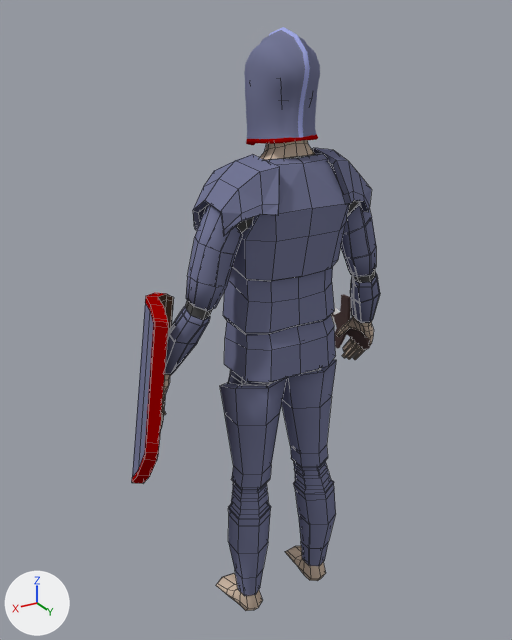
What one commit did to the Blender file Finished Project/Assets/GFX/Models/Equipment/Equipment.blend.
Camera for both pictures: a camera (50 mm lens) standing at (1.13, 1.74, 1.97) and looking at (-0.08, -0.28, 0.96). The lights are fixed; the arrows at lower left show +X, +Y and +Z. Mesh edges are drawn as thin lines on the coarser meshes.

The first picture shows 'Cylinder', 'Helmet', 'Platebody', 'Platelegs', 'Shield', 'Sword'.
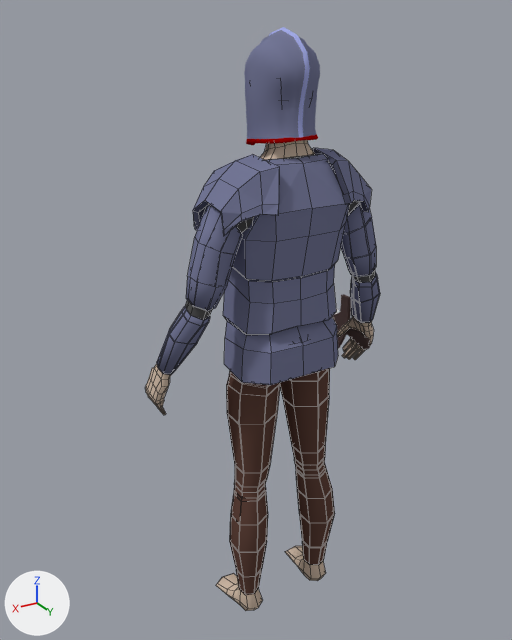
What differs and where, as boxes (x1, y1, x2, y2) in the pictures (512 x 640 px; the box of a moved part takes in the faces that stretch with it):
'Platebody', reshaped: before (164, 148, 380, 382); after (157, 148, 380, 385)
'Platelegs', hidden: before (220, 360, 336, 596)
'Pants', added (brown): after (227, 368, 335, 595)
'Shield', hidden: before (132, 293, 174, 483)
part 1 of me_cube_002, moved or reshaped: before (223, 267, 336, 382); after (223, 264, 338, 385)

The change, as a diff of the scene's bpy script:
```diff
--- a/Finished Project/Assets/GFX/Models/Equipment/Equipment.blend.py
+++ b/Finished Project/Assets/GFX/Models/Equipment/Equipment.blend.py
@@ mat_pants @@
+mat_pants = diffuse_material('Pants')
+mat_pants.base_color = (0.111, 0.0544, 0.0416)  # brown #5e4239
@@ me_cube_002 @@
 me_cube_002.from_pydata(...)  # 397 vertices, 364 faces; spans x 0.0..1.66, y -0.66..0.71, z -1.17..1.59
 # used by ob_platebody; location = (0.0, 0.0, 1.219); scale = (0.244, 0.244, 0.244)
 # before: 3 (0.63, 0.24, -0.11) at pixel (248, 300), 5 (0.0, 0.41, -0.15) at pixel (298, 298), 20 (0.64, 0.23, 0.16) at pixel (247, 279), 22 (0.0, 0.4, 0.13) at pixel (298, 277), 24 (0.68, 0.25, -0.51) at pixel (244, 332)
 # before: 27 (0.0, 0.43, -0.49) at pixel (299, 324), 36 (0.39, 0.41, -0.12) at pixel (271, 302), 46 (0.4, 0.4, 0.15) at pixel (271, 281), 49 (0.43, 0.43, -0.5) at pixel (269, 332)
-me_cube_002.vertices[2].co = (0.71, 0.29, -1.16)  # pixel (245, 381)
-me_cube_002.vertices[4].co = (0.0, 0.49, -1.15)  # pixel (300, 373)
-me_cube_002.vertices[32].co = (0.67, 0.27, -0.72)  # pixel (246, 348)
-me_cube_002.vertices[35].co = (0.0, 0.46, -0.75)  # pixel (300, 344)
-me_cube_002.vertices[38].co = (0.44, 0.49, -1.15)  # pixel (271, 382)
-me_cube_002.vertices[53].co = (0.42, 0.46, -0.73)  # pixel (271, 350)
+# me_cube_002 part 1
+for i in [3, 5, 20, 22, 24, 27, 36, 46, 49]: me_cube_002.vertices[i].co += Vector((0.0, 0.04, 0.0))
+me_cube_002.vertices[2].co = (0.75, 0.29, -1.16)  # pixel (241, 382)
+me_cube_002.vertices[4].co = (0.0, 0.56, -1.15)  # pixel (303, 375)
+me_cube_002.vertices[32].co = (0.72, 0.27, -0.72)  # pixel (243, 349)
+me_cube_002.vertices[35].co = (0.0, 0.53, -0.74)  # pixel (303, 345)
+me_cube_002.vertices[38].co = (0.49, 0.56, -1.15)  # pixel (270, 385)
+me_cube_002.vertices[53].co = (0.47, 0.53, -0.73)  # pixel (271, 353)
 me_cube_002.materials.append(mat_metal)
@@ me_cylinder_002 @@
+me_cylinder_002.from_pydata(...)  # 116 vertices, 104 faces; spans x 0.0..0.202, y -0.103..0.119, z 0.074..1.07
+me_cylinder_002.polygons.foreach_set('use_smooth', [True] * 104)
+me_cylinder_002.materials.append(mat_pants)  # brown #5e4239
@@ ob_platelegs @@
 _m = ob_platelegs.modifiers.new('Mirror', 'MIRROR')
 _m.use_clip = True
+ob_platelegs.hide_viewport = True
@@ ob_shield @@
 ob_shield = bpy.data.objects.new('Shield', me_cube)
-ob_shield.location = (0.399, -0.083, 0.915)
-ob_shield.rotation_euler = (-0.119, -0.221, 1.114)  # degrees (-6.8, -13, 64)
+ob_shield.location = (0.0, 0.0, 0.0)
+ob_shield.hide_viewport = True
@@ ob_pants @@
+ob_pants = bpy.data.objects.new('Pants', me_cylinder_002)
+ob_pants.location = (0.0, 0.0, 0.0)
+_m = ob_pants.modifiers.new('Mirror', 'MIRROR')
+_m.use_clip = True
```
